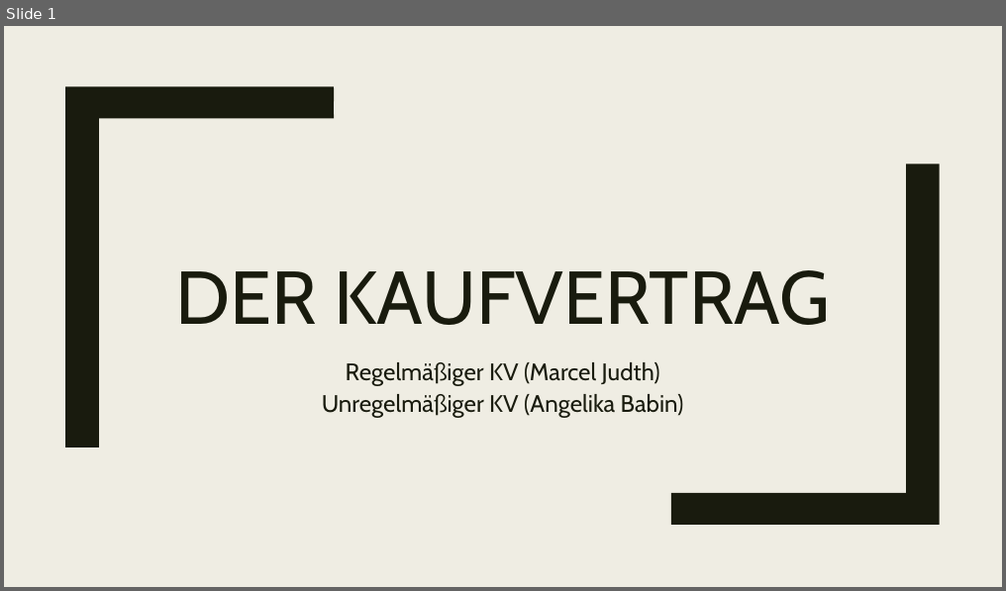
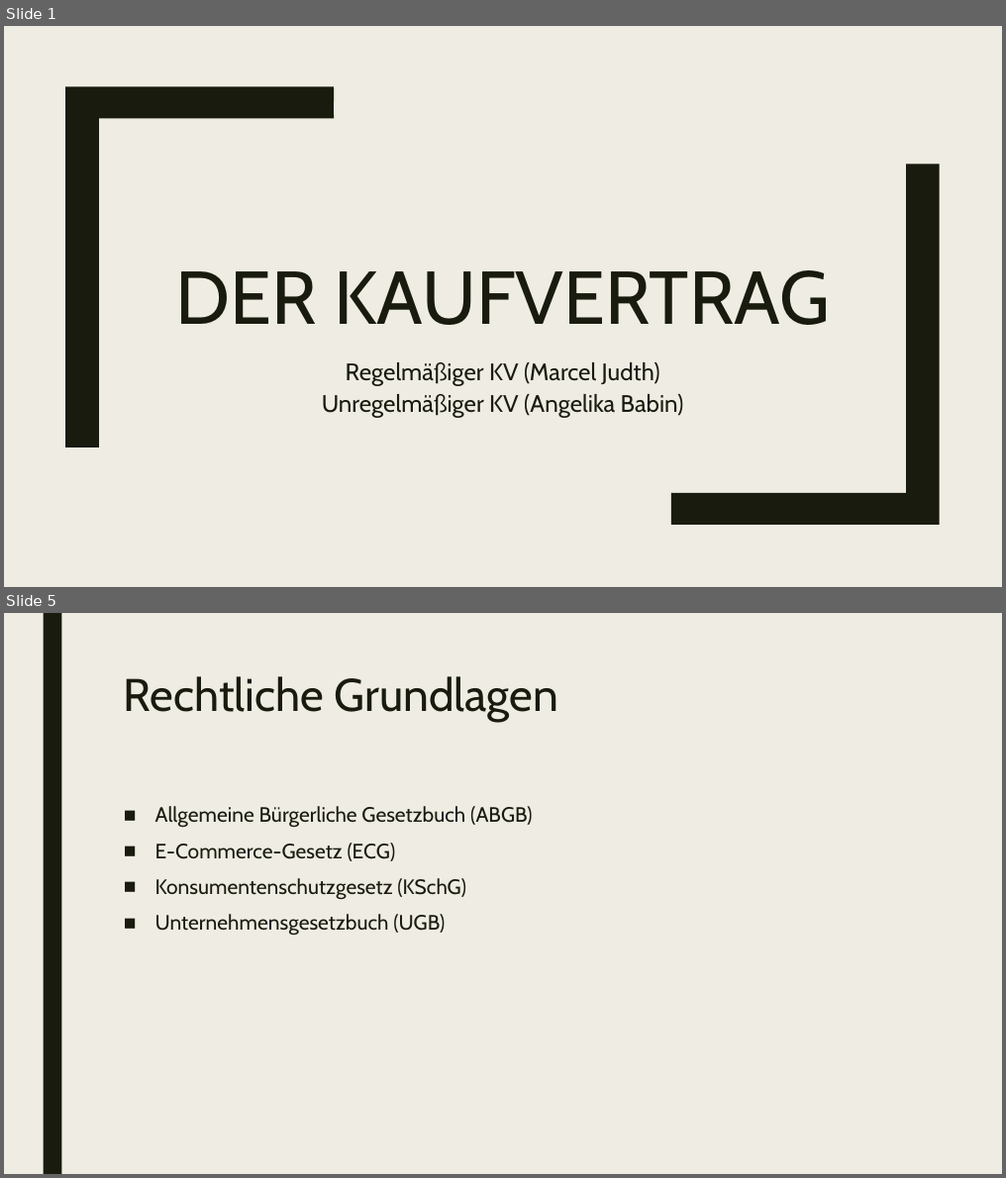
Before and after one commit to Judth34/Schule, a slide deck: 5.AHIFS/BWM2/Kaufvertrag_Referat.pptx. Shown one above the other, each under a label of ours: slide 1 before the commit, slides 1 and 5 after it; the slides between them are not shown. The pictures are 1006x591 and 1006x1178 pixels, drawn with LibreOffice and Linux fonts; fonts in the diff are those of the drawing. Boxes give left, top, right and bottom in pixels: in the first picture for what was removed or moved away, otherwise in the second. Text is boxed around its words. In the diff, an @@ line names an element or a change of style, - is before the commit and + after.

```diff
--- a/5.AHIFS/BWM2/Kaufvertrag_Referat.pptx
+++ b/5.AHIFS/BWM2/Kaufvertrag_Referat.pptx
@@ slide 5 added at (x1=4, y1=613, x2=1002, y2=1174), background #EFEDE3 @@
@@ rectangle added at (x1=43, y1=613, x2=61, y2=1174), fill #191B0E @@
@@ title added at (x1=124, y1=676, x2=559, y2=722), 44 pt, text #191B0E @@
+Rechtliche Grundlagen
@@ text added at (x1=155, y1=806, x2=533, y2=936), 20 pt, text #191B0E @@
+■ Allgemeine Bürgerliche Gesetzbuch (ABGB)
+■ E-Commerce-Gesetz (ECG)
+■ Konsumentenschutzgesetz (KSchG)
+■ Unternehmensgesetzbuch (UGB)
```
Also in this commit, not shown: 19 other slides added, 2 slides removed, 8 other files.
